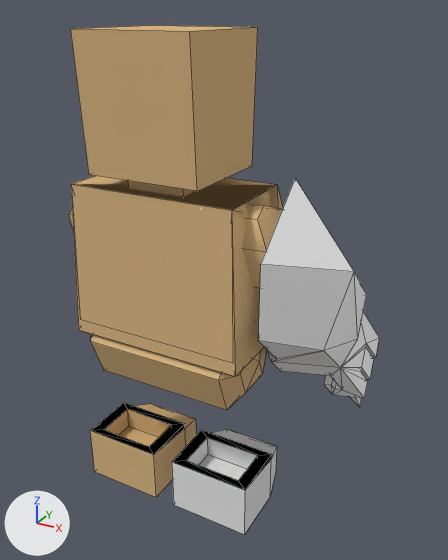
The Blender file add-ins/player_survivor/models/mmelee.blend, before and after one commit.
Camera for both pictures: a 50 mm lens placed at (1.66, -2.5, 2.64), pointed at (0.11, 0.31, 1.24). Lighting does not change. The marker at lower left points along +X, +Y and +Z. Mesh edges are drawn as thin lines.

The scene before the commit, as lines of its bpy script (objects in view):
```python
ob_boomerchest = bpy.data.objects.new('boomerchest', me_mesh_067)
ob_boomerchest.parent = ob_chest100
ob_boomerchest.location = (0.0, 0.0, 0.0)
ob_femchest = bpy.data.objects.new('femChest', me_mesh_019)
ob_femchest.parent = ob_femchest100
ob_femchest.location = (0.0, 0.0, 0.0)
ob_pants = bpy.data.objects.new('pants', me_mesh)
ob_pants.parent = ob_pants100
ob_pants.location = (0.0, 0.0, 0.0)
ob_rarmcharger = bpy.data.objects.new('RarmCharger', me_mesh_055)
ob_rarmcharger.parent = ob_rarm100
ob_rarmcharger.location = (0.0, 0.0, 0.0)
# also in view: 'RShoe' at (0.29, 0.1, 0.15); 'Rarm' at (0.45, 0.04, 1.61); 'HeadSkin' at (0.0, 0.0, 2.15); 'chest' at (0.0, 0.01, 1.56); 'LShoe' at (-0.29, 0.1, 0.15)
```
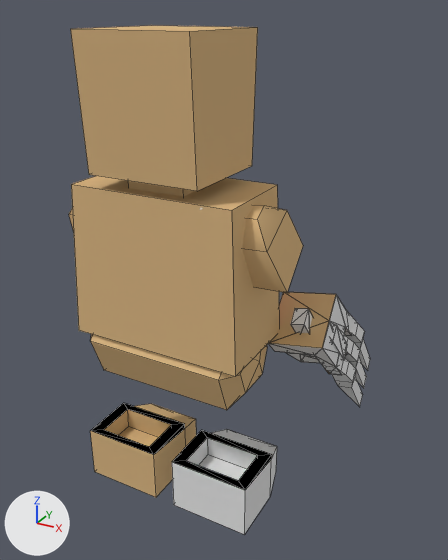
Changed parts and their boxes [x1, y1, x2, y2] in the pictures (448 x 560 px):
'RarmCharger', hidden: before [258, 179, 379, 398]
'femChest', hidden: before [72, 177, 276, 377]
'boomerchest', hidden: before [80, 176, 283, 219]
'RhandWitch', unchanged, uncovered by the edit: after [268, 294, 365, 388]
'Rhand', unchanged, uncovered by the edit: after [269, 292, 336, 374]

Diff of the bpy script that builds the scene:
```diff
--- a/add-ins/player_survivor/models/mmelee.blend.py
+++ b/add-ins/player_survivor/models/mmelee.blend.py
@@ ob_femchest @@
 _m = ob_femchest.modifiers.new('EdgeSplit', 'EDGE_SPLIT')
+ob_femchest.hide_viewport = True
@@ ob_boomerchest @@
 ob_boomerchest.location = (0.0, 0.0, 0.0)
+ob_boomerchest.hide_viewport = True
@@ ob_rarmcharger @@
 _m = ob_rarmcharger.modifiers.new('EdgeSplit', 'EDGE_SPLIT')
 _m.split_angle = 0.626
+ob_rarmcharger.hide_viewport = True
```
